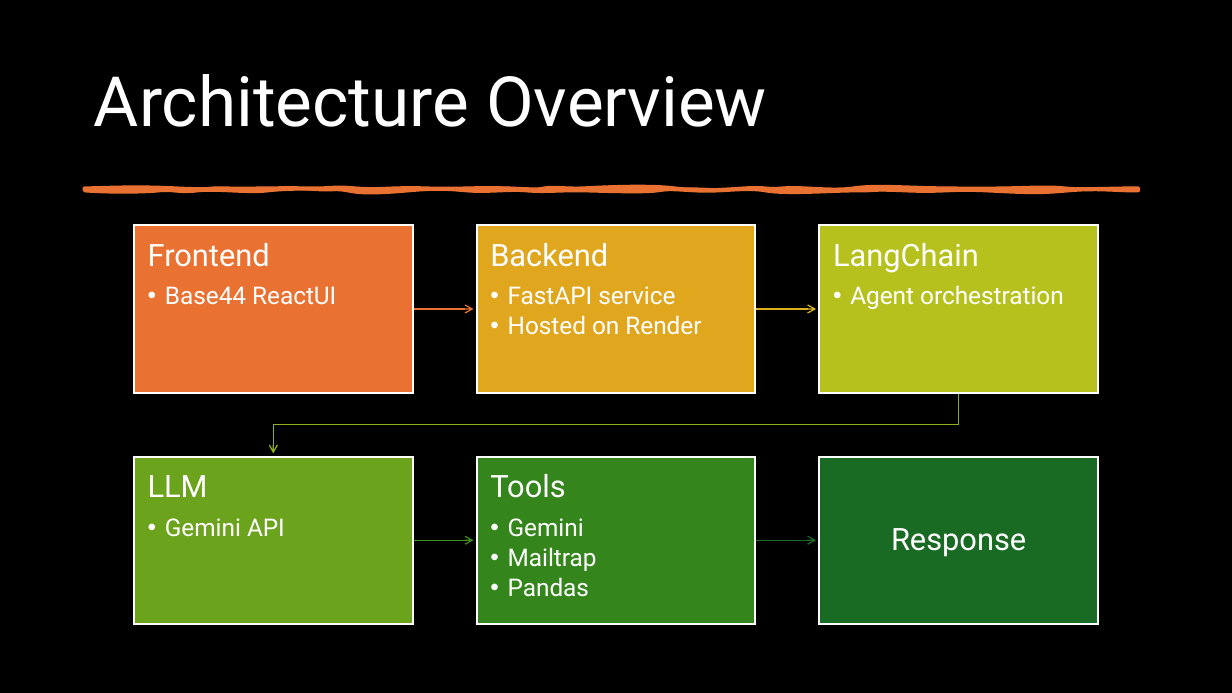
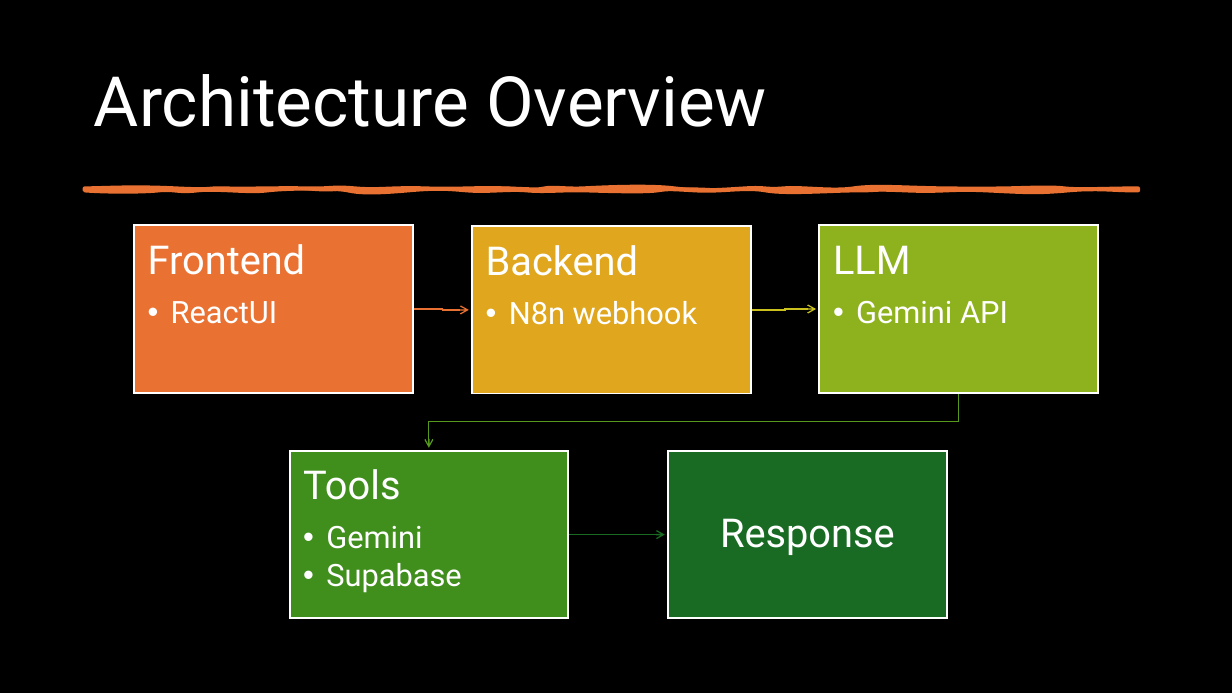
Before and after one commit to RamyaBalabhadrapathruni/autonomous-bi-agent-backup, a slide deck: slide 2 of AuraBI_theautonomousagent.pptx. Drawn at 1232x693 pixels with LibreOffice and Linux fonts; fonts in the diff are those of the drawing. Boxes give left, top, right and bottom in pixels: in the first picture for what was removed or moved away, otherwise in the second. Text is boxed around its words. In the diff, an @@ line names an element or a change of style, - is before the commit and + after.

```diff
--- a/AuraBI_theautonomousagent.pptx
+++ b/AuraBI_theautonomousagent.pptx
@@ rectangle: place and size @@
-rectangle at box(477, 226, 756, 393)
+rectangle at box(472, 226, 751, 394)
@@ text "LLM": place and size @@
-text "LLM" at box(148, 475, 285, 537)
+text "LLM" at box(833, 245, 1008, 324)
@@ text "LLM" at box(833, 245, 1008, 324): size 24 to 31 pt in "LLM"; size 19 to 24 pt in "Gemini API"; more space between paragraphs; indent changed @@
@@ rectangle at box(820, 226, 1099, 393): fill #B7C11E to #8EB21E @@
@@ text at box(148, 244, 306, 275): size 24 to 31 pt in "Frontend"; more space between paragraphs @@
@@ text at box(486, 245, 638, 276): size 24 to 31 pt in "Backend"; more space between paragraphs @@
@@ text removed at box(833, 243, 1064, 309) @@
-LangChain
-  • Agent orchestration
@@ text at box(171, 301, 278, 324): text changed; size 19 to 24 pt @@
-  • Base44 ReactUI
+  • ReactUI
@@ freeform shape: place and size @@
-freeform shape at box(412, 304, 473, 313)
+freeform shape at box(412, 304, 469, 313)
@@ text at box(509, 301, 697, 325): text changed; size 19 to 24 pt @@
-  • FastAPI service
-  • Hosted on Render
+  • N8n webhook
@@ freeform shape: place and size @@
-freeform shape at box(755, 304, 816, 313)
+freeform shape at box(750, 304, 816, 313)
@@ freeform shape at box(750, 304, 816, 313): outline #D8B11D 1 pt to #CBC11E 1 pt @@
@@ freeform shape: place and size @@
-freeform shape at box(274, 393, 959, 454)
+freeform shape at box(429, 393, 958, 448)
@@ freeform shape at box(429, 393, 958, 448): outline #8EB21E 1 pt to #56991D 1 pt @@
@@ text "Tools": place and size @@
-text "Tools" at box(490, 474, 597, 597)
+text "Tools" at box(303, 469, 462, 593)
@@ rectangle: place and size @@
-rectangle at box(134, 457, 413, 624)
+rectangle at box(289, 451, 568, 618)
@@ rectangle at box(289, 451, 568, 618): fill #6BA31D to #408E1C @@
@@ text at box(303, 469, 422, 549): size 24 to 31 pt in "Tools"; size 19 to 24 pt in "Gemini"; more space between paragraphs; indent changed @@
@@ rectangle removed at box(477, 457, 756, 624) @@
@@ text "Response": place and size @@
-text "Response" at box(891, 528, 1026, 557)
+text "Response" at box(720, 518, 895, 555)
@@ rectangle: place and size @@
-rectangle at box(820, 457, 1099, 624)
+rectangle at box(668, 451, 947, 618)
@@ text "Response" at box(720, 518, 895, 555): size 24 to 31 pt; more space between paragraphs @@
@@ freeform shape removed at box(412, 536, 473, 545) @@
@@ freeform shape: place and size @@
-freeform shape at box(755, 536, 816, 545)
+freeform shape at box(568, 531, 665, 540)
@@ text at box(326, 563, 462, 593): text changed; size 19 to 24 pt @@
-  • Mailtrap
-  • Pandas
+  • Supabase
```
Also in this commit, not shown: 3 other slides changed, 7 slides added, 1 slide removed.
